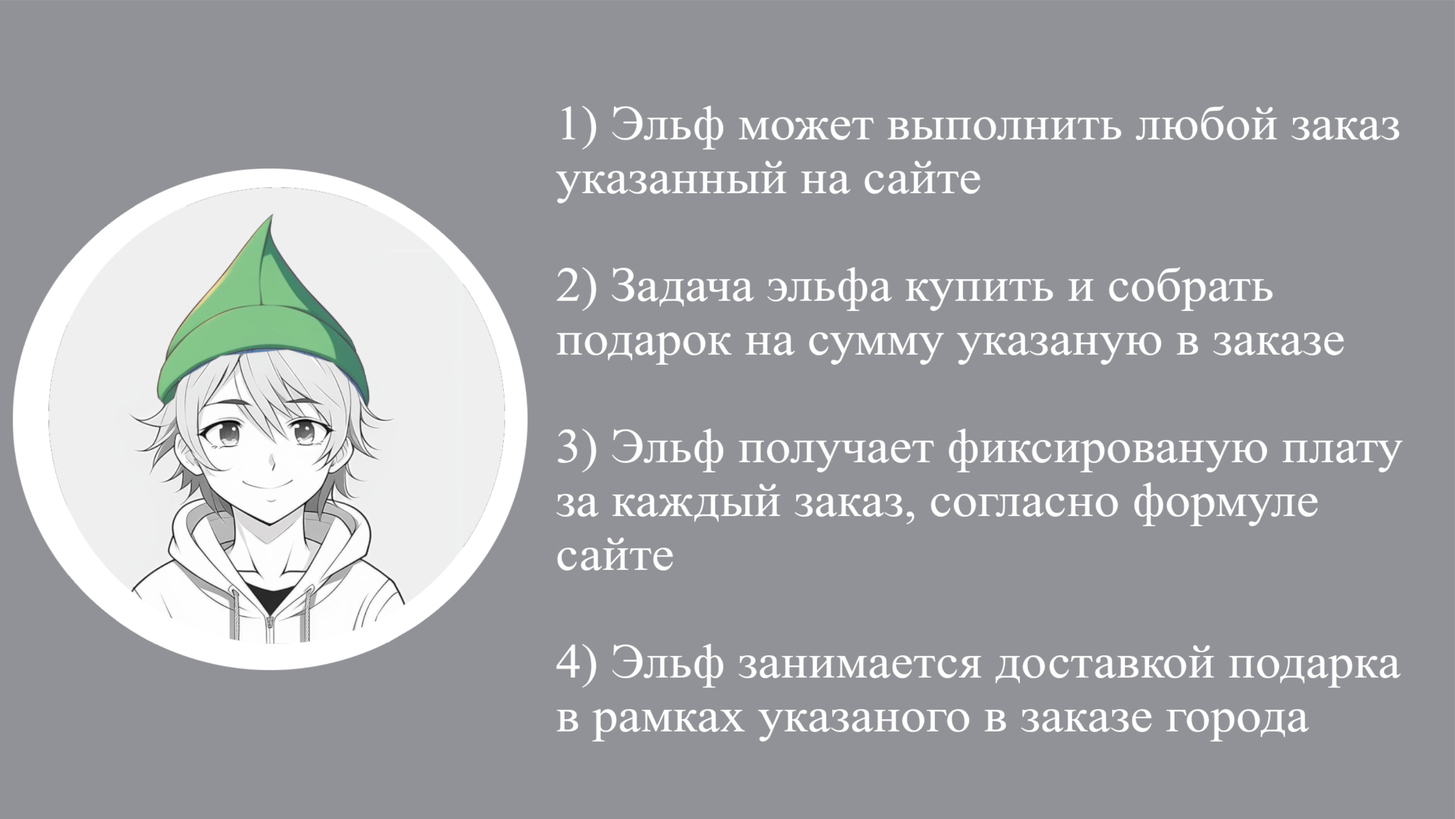
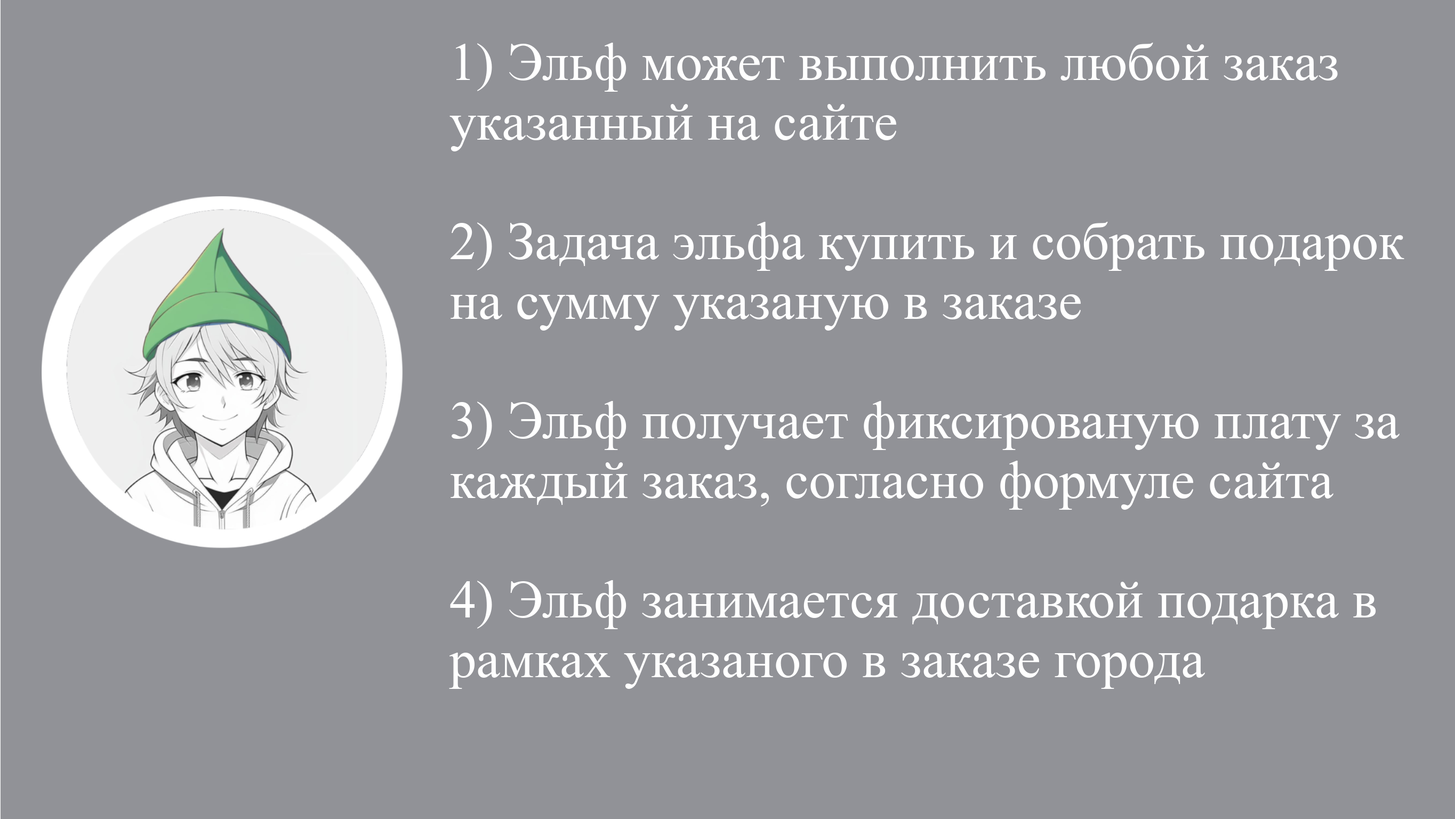
Layered file, before and after one edit (1455 x 819). Changes by layer:
painted on "Вставленный слой #1" over 12, 168, 529, 671
removed layer "Вставленный слой" over 0, 0, 1455, 819
added layer "1) Эльф может выполнить любой ..." above "Копия Вставленный слой #1" over 448, 42, 1405, 689
added layer "Копия Вставленный слой #1" above "Копия Вставленный слой" over 0, 0, 1455, 819
